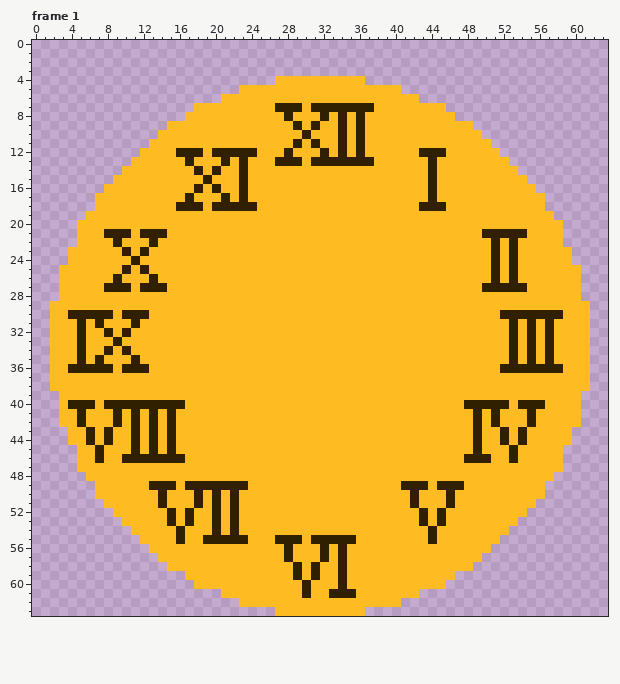
Pixel-art file -- images/enemy/fragment/roll.ase. The first picture shows the starting point.
64x64 pixels, 4 frames. Shown: frame 1. The commit also changed other frames, which this record leaves out.
After the commit:
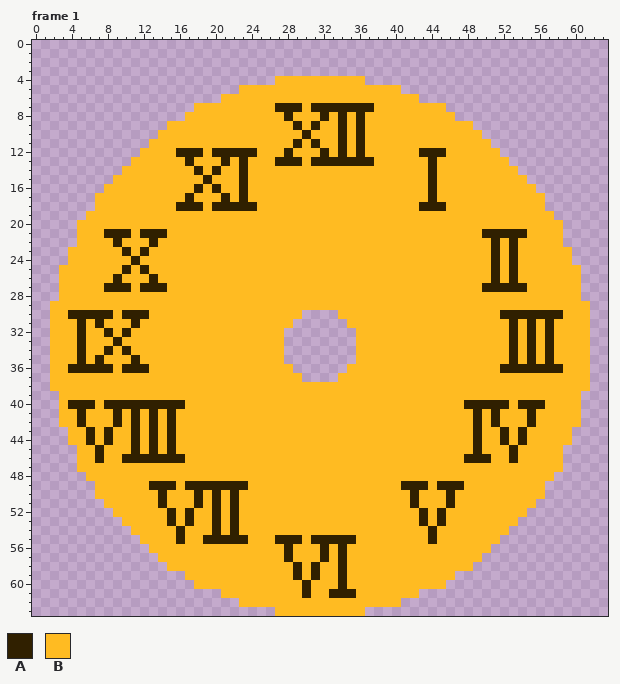
Palette (. is transparent): A #302000  B #ffbb22
Changes in this commit:
--- frame 1
@@ x 26..37 @@
 29 BBBBBBBBBBBB
-30 BBBBBBBBBBBB
-31 BBBBBBBBBBBB
-32 BBBBBBBBBBBB
-33 BBBBBBBBBBBB
-34 BBBBBBBBBBBB
-35 BBBBBBBBBBBB
-36 BBBBBBBBBBBB
-37 BBBBBBBBBBBB
+30 BBBB....BBBB
+31 BBB......BBB
+32 BB........BB
+33 BB........BB
+34 BB........BB
+35 BB........BB
+36 BBB......BBB
+37 BBBB....BBBB
 38 BBBBBBBBBBBB
Pixel boxes of the changes (left, top, right, bottom) in both pictures:
erased: (284, 310, 356, 382)
